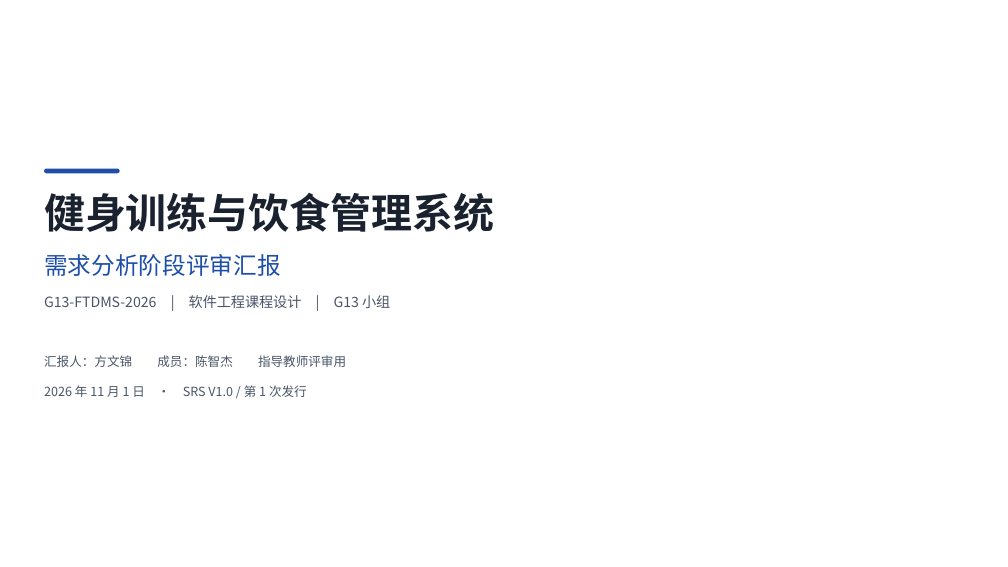
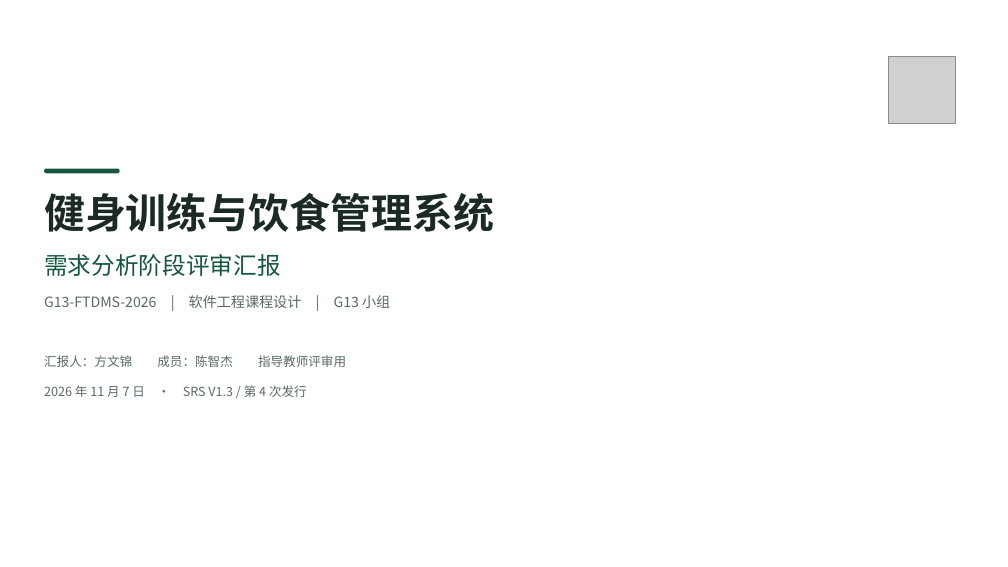
Before and after one commit to dianwanyue/fitness-training-diet, a slide deck: slide 1 of docs/需求分析/健身训练与饮食管理系统_需求阶段评审.pptx. Drawn at 1008x567 pixels with LibreOffice and Linux fonts; fonts in the diff are those of the drawing; grey boxes stand for pictures. Boxes give left, top, right and bottom in pixels: in the first picture for what was removed or moved away, otherwise in the second. Text is boxed around its words. In the diff, an @@ line names an element or a change of style, - is before the commit and + after.

Commit message:
docs: 需求分析阶段成果完善（SRS V1.3 / SDP V1.6 / 评审 PPT 改版）
SRS V1.3
- 封面：新增项目 logo 与版式，修订记录补 V1.3，目录改为打开时自动刷新
- 3.2.3 明确用户类别与用户代表：U1 陈羿冲 18758990631、U2 方文锦 10700743299，并给出确认方式与独立性说明
- 3.3.1 逐项细化 32 项功能需求：输入、处理规则、输出、验收与响应指标
- 3.3.3 性能需求改为五组量化指标（响应时间、并发吞吐、可用性、安全合规、兼容性），给出取值依据与测量条件
- 3.11 补充服务器、客户端、构建环境与资源占用预算
- 3.14.2 新增 E-R 图（12 实体 / 13 联系）与实体、联系清单，并与 schema.sql 核对一致
- 附录 A 补齐 76 个数据元素的类型/长度、取值范围、正则表达式与实现注意
- 新增附录 D 功能建模：8 个模块的 IPO 图与 IPO 表、层次方框图、Warnier 图，共 25 张图

SDP V1.6
- 新增与 SRS 同版式的封面与 logo，修订记录分页
- 技术版本口径与实现统一：ECharts 6.x、Node.js ≥ 22.12

需求阶段评审 PPT（15 → 19 页）
- 配色统一为项目深绿，保留「标题—目录—正文—参考资料—分工评价」结构
- 新增 4 页：功能建模、性能与并发指标、E-R 图、界面原型实拍（6 张真实截图）
- 同步更新阶段交付物、用户代表、数据字典与参考资料版本号

README 文档索引版本同步。

```diff
--- a/docs/需求分析/健身训练与饮食管理系统_需求阶段评审.pptx
+++ b/docs/需求分析/健身训练与饮食管理系统_需求阶段评审.pptx
@@ picture added at <box>889,57,956,124</box> @@
@@ rounded rectangle at <box>44,169,119,173</box>: fill #1E4FA8 to #14563F @@
@@ text "需求分析阶段评审汇报" at <box>44,254,281,276</box>: text colour #1E4FA8 to #14563F @@
@@ text "G13-FTDMS-2026 | 软件工程课程设计 | G13 ..." at <box>44,295,390,308</box>: text colour #4A5568 to #5A6B61 @@
@@ text "汇报人：方文锦 成员：陈智杰 指导教师评审用" at <box>44,355,346,367</box>: text colour #4A5568 to #5A6B61 @@
@@ text at <box>44,385,307,397</box>: text changed; text colour #4A5568 to #5A6B61 @@
-2026 年 11 月 1 日 · SRS V1.0 / 第 1 次发行
+2026 年 11 月 7 日 · SRS V1.3 / 第 4 次发行
```
Also in this commit, not shown: 14 other slides changed, 4 slides added, 3 other files.
